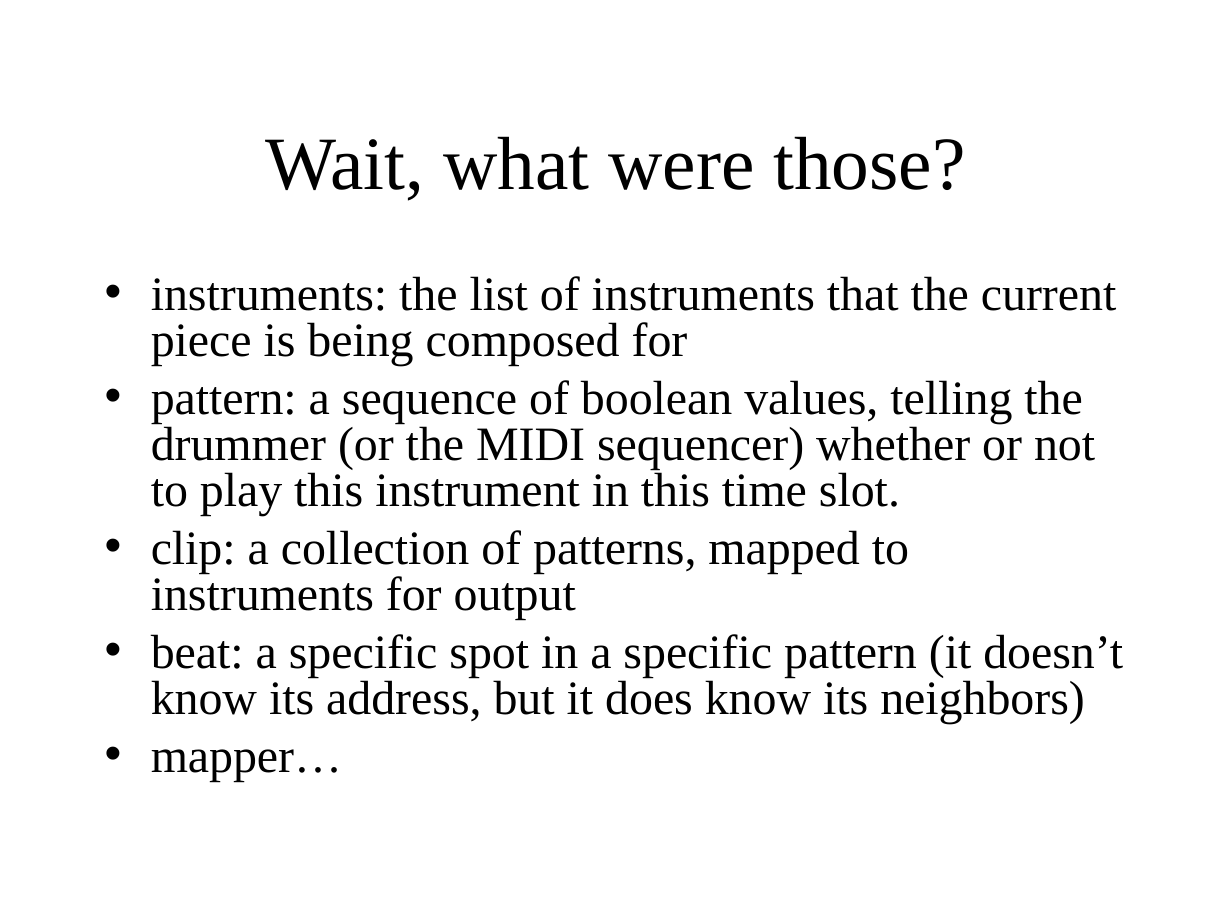
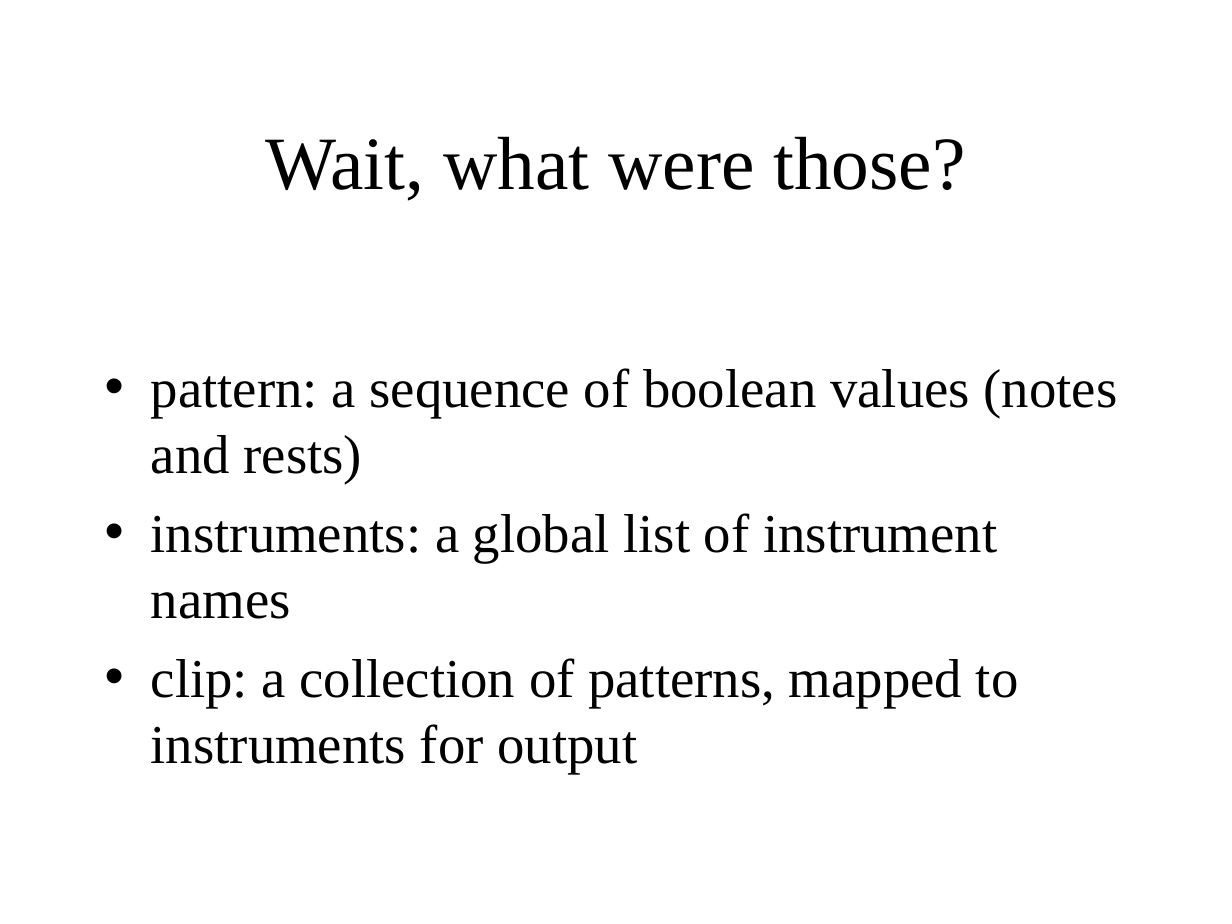
Before and after one commit to waseemilahi/drul, a slide deck: slide 6 of Presentation/Parts1-2.ppt (slide 8 before the commit). Drawn at 1232x924 pixels with LibreOffice and Linux fonts; fonts in the diff are those of the drawing. Boxes give left, top, right and bottom in pixels: in the first picture for what was removed or moved away, otherwise in the second. Text is boxed around its words. In the diff, an @@ line names an element or a change of style, - is before the commit and + after.

```diff
--- a/Presentation/Parts1-2.ppt
+++ b/Presentation/Parts1-2.ppt
@@ text at bbox=[151, 368, 1118, 619]: text changed; size 28 to 32 pt @@
-• instruments: the list of instruments that the current piece is being composed for
-• pattern: a sequence of boolean values, telling the drummer (or the MIDI sequencer) whether or not to play this instrument in this time slot.
+• pattern: a sequence of boolean values (notes and rests)
+• instruments: a global list of instrument names
@@ text at bbox=[151, 634, 1123, 782]: paragraphs removed @@
-• beat: a specific spot in a specific pattern (it doesn’t know its address, but it does know its neighbors)
-• mapper…
@@ text at bbox=[151, 658, 1019, 774]: size 28 to 32 pt in "clip: a collection of patterns, mapped to ..."; line spacing 0.8 to 1; more space between paragraphs @@
```
Also in this commit, not shown: 10 other slides changed, 22 slides added, 3 slides removed.
